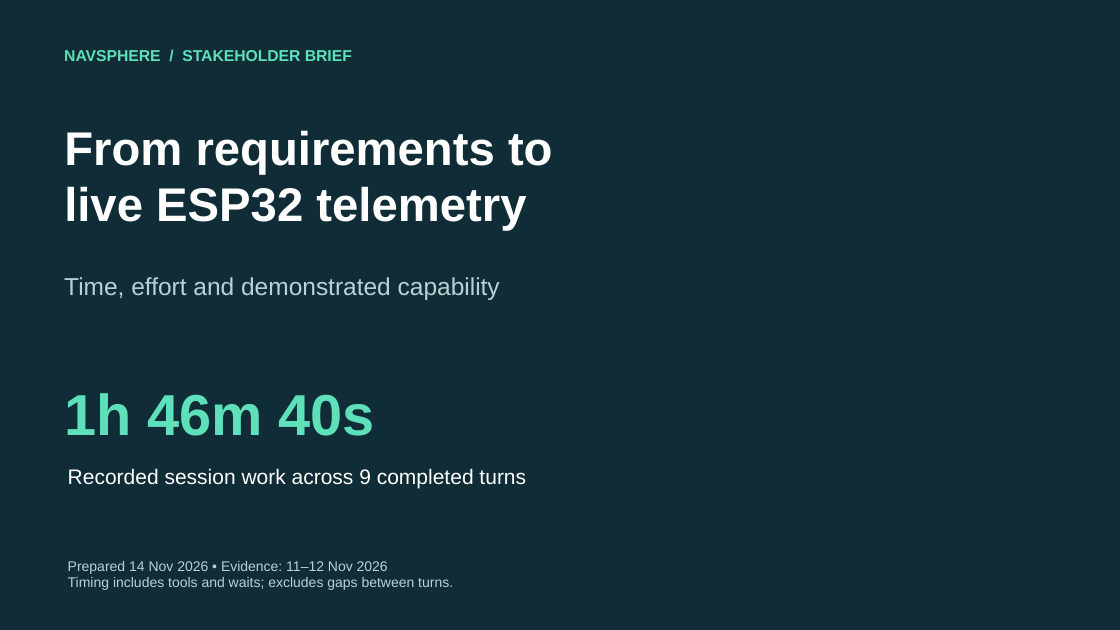
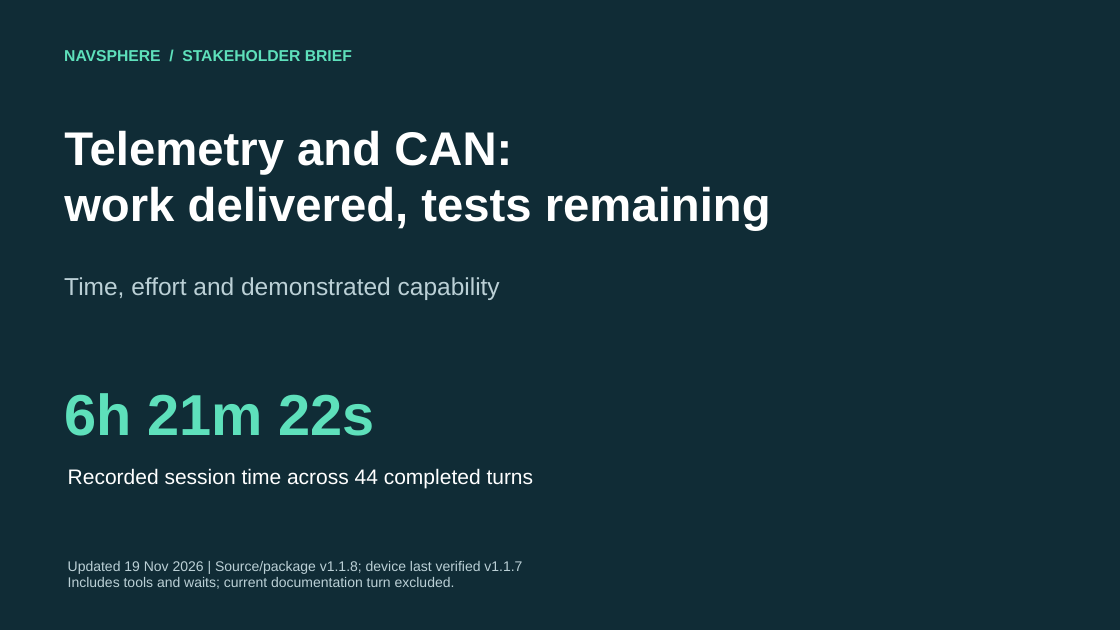
Before and after one commit to Charanmakkar/esp32_telematics-compelete_solution, a slide deck: slide 1 of output/reports/NavSphere_Stakeholder_Presentation.pptx. Drawn at 1120x630 pixels with LibreOffice and Linux fonts; fonts in the diff are those of the drawing. Boxes give left, top, right and bottom in pixels: in the first picture for what was removed or moved away, otherwise in the second. Text is boxed around its words. In the diff, an @@ line names an element or a change of style, - is before the commit and + after.

Commit message:
Refresh all project documentation and offline reports for v1.1.8
Document CAN transmission operation, wiring, storage, API contracts, deployment and pending hardware acceptance. Refresh OpenAPI, SQL schema reference, PDF guides, AI effort report, stakeholder slides and offline package. Preserve historical evidence and record documentation coverage and validation.

```diff
--- a/output/reports/NavSphere_Stakeholder_Presentation.pptx
+++ b/output/reports/NavSphere_Stakeholder_Presentation.pptx
@@ text at (64, 130, 771, 231): text changed @@
-From requirements to
-live ESP32 telemetry
+Telemetry and CAN:
+work delivered, tests remaining
@@ text at (64, 393, 375, 436): text changed @@
-1h 46m 40s
+6h 21m 22s
@@ text at (68, 468, 534, 489): text changed @@
-Recorded session work across 9 completed turns
+Recorded session time across 44 completed turns
@@ text at (68, 561, 522, 589): text changed @@
-Prepared 14 Nov 2026 • Evidence: 11–12 Nov 2026
-Timing includes tools and waits; excludes gaps between turns.
+Updated 19 Nov 2026 | Source/package v1.1.8; device last verified v1.1.7
+Includes tools and waits; current documentation turn excluded.
```
Also in this commit, not shown: 3 other slides changed, 1 slide added, 1 slide removed, 47 other files.
